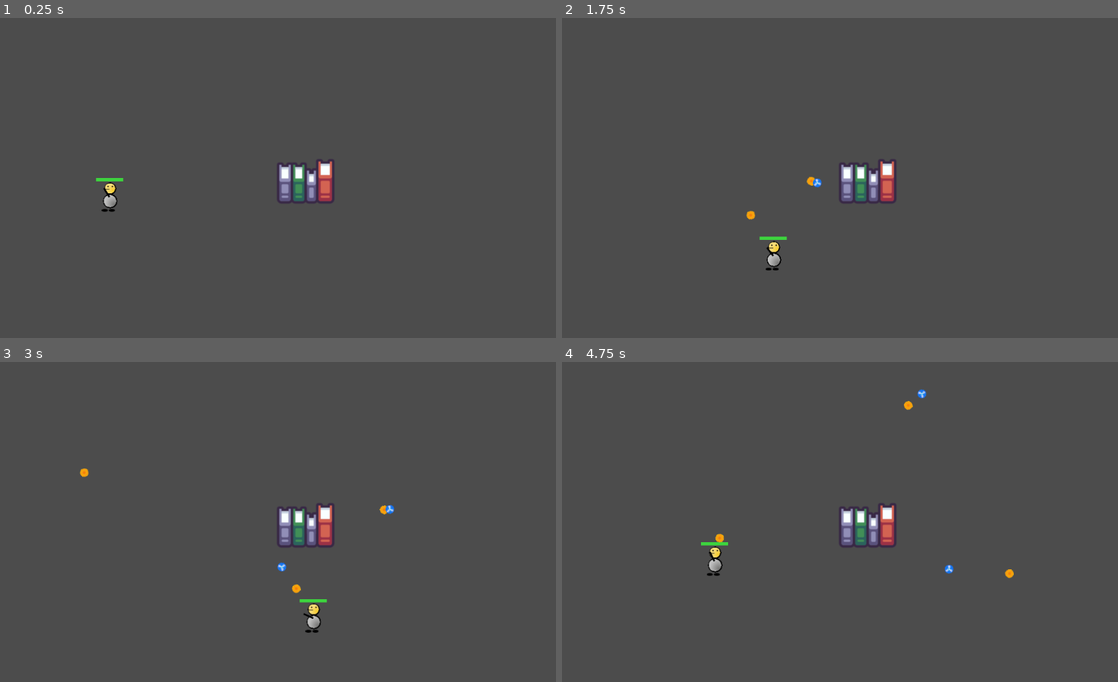
Above: before the commit, frames 1-4 (two rows, left to right).
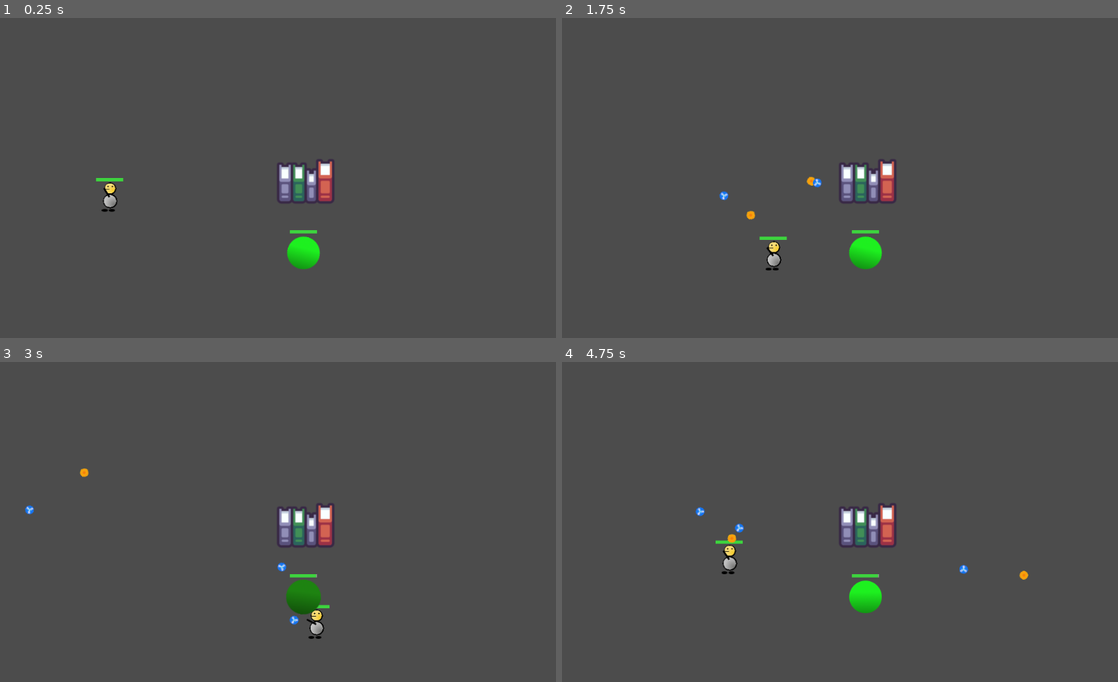
Above: after the commit, the same moments.

Repository: NPGodotEngine/Hack_And_Slash
Game: Godot game, scene res://Levels/TestLevel.tscn
Two runs of this game, one before a commit and one after it. Both use one fixed random seed, a clock stepped at 60 frames per second and the inputs below. The project has no main scene, so this scene is started directly.
Inputs (mouse positions are in pixels of both pictures, inside the frame that each line leads up to):
- Up to frame 1 (0.25 s): no input
- Up to frame 2 (1.75 s): tap Enter at 0.5 s; move the mouse to (962, 165) at 0.52 s; press the mouse at (962, 165) at 0.53 s; hold D (move_right) 0.53-1.28 s; right-click (962, 165) at 0.8 s; move the mouse to (728, 197) at 1.27 s; release the mouse at (728, 197) at 1.28 s; hold S (move_down) from 1.28 s (still down); right-click (728, 197) at 1.35 s; click (728, 197) at 1.55 s
- Up to frame 3 (3 s): move the mouse to (333, 451) at 2.02 s; release S (move_down) at 2.03 s; press the mouse at (333, 451) at 2.03 s; hold D (move_right) 2.03-2.78 s; right-click (333, 451) at 2.3 s; move the mouse to (250, 589) at 2.77 s; release the mouse at (250, 589) at 2.78 s; hold W (move_up) from 2.78 s (still down); right-click (250, 589) at 2.85 s
- Up to frame 4 (4.75 s): click (812, 589) at 3.05 s; move the mouse to (1006, 573) at 3.52 s; release W (move_up) at 3.53 s; press the mouse at (1006, 573) at 3.53 s; hold A (move_left) from 3.53 s (still down); right-click (1006, 573) at 3.8 s; move the mouse to (673, 477) at 4.27 s; release the mouse at (673, 477) at 4.28 s; right-click (673, 477) at 4.35 s; click (673, 477) at 4.55 s

The runs differ from the first frame. In frame 1, 0.5% of the frame differs, in the area x 51-58%, y 66-79%; in frame 2, 0.6%; in frame 3, 1.0%; in frame 4, 1.3%, in the area x 24-84%, y 8-79%.
Error before the commit: Invalid set index 'level' (on base: 'KinematicBody2D (Player.gd)') with value of type 'int'. (res://Character/Player/Player.gd:43)

Commit message:
Integrate hit damage

Diff:
--- a/Character/Character.gd
+++ b/Character/Character.gd
@@ -25,7 +25,7 @@
 signal max_health_changed(from_max_health, to_meax_health)
 
 # Emit when taking damage
-signal take_damage(amount)
+signal take_damage(hit_damage)
 
 # Emit when character die
 signal die(character)
@@ -40,12 +40,6 @@
 
 # Start level
 const START_LEVEL = 1
-
-# Max critical strike chance
-const MAX_CRITICAL_STRIKE_CHANCE = 1.0
-
-# Min critical strike chance
-const MIN_CRITICAL_STRIKE_CHANCE = 0.0
 
 
 # Current level
@@ -106,11 +100,17 @@
 # if critical hit on this character
 export (float) var _critical_strike_multiplier = 1.0
 
+# Minimum critical strike chance
+export (float) var _min_critical_strike_chance = 0.0
+
+# Maximum critical strike chance
+export (float) var _max_critical_strike_chance = 1.0
+
 # Critical strike chance
 ##
 # The chance this character can hit a
 # critical strike
-export (float) var _critical_strike_chance = MIN_CRITICAL_STRIKE_CHANCE
+export (float, 0.0, 1.0) var _critical_strike_chance = _min_critical_strike_chance
 
 
 
@@ -197,6 +197,10 @@
 
 # Setup character
 func setup() -> void:
+	_update_config()
+
+# Update character's configuration
+func _update_config() -> void:
 	# calculate max health and set max health
 	_set_max_health(_base_health + get_additional_health_by_level(_level))
 
@@ -205,6 +209,9 @@
 
 	# set exp required to next level
 	_set_next_level_exp_required(get_next_level_exp_required(_level))
+
+	# increase current damage
+	_set_damage(_base_damage + get_additional_damage_by_level(_level))
 
 # Character process tick
 func process_tick(_delta) -> void:
@@ -215,14 +222,16 @@
 	pass
 
 # Character take damage
-func take_damge(amount:int) -> void:
+func take_damage(hit_damage:HitDamage) -> void:
 	# if character is dead do nothing
 	if _is_dead: return
 
 	# set new health
-	_set_health(_health - amount)
-
-	emit_signal("take_damage", amount)
+	_set_health(_health - hit_damage.damage)
+
+	emit_signal("take_damage", hit_damage)
+
+	print("%s take damage: %d" % [self.name, hit_damage.damage])
 
 # Character die
 func die() -> void:
@@ -253,16 +262,9 @@
 
 	_set_level(_level + amount)
 
-	# increase next level experience requirement
-	_set_next_level_exp_required(get_next_level_exp_required(_level))
-
-	# increase max health
-	_set_max_health(_base_health + get_additional_health_by_level(_level))
+	_update_config()
 
 	heal(_max_health)
-
-	# increase current damage
-	_set_damage(_base_damage + get_additional_damage_by_level(_level))
 
 # If character is at max level
 func is_max_level_reached() -> bool:
@@ -298,7 +300,7 @@
 
 	# RNG
 	randomize()
-	var rolled_chance = rand_range(MIN_CRITICAL_STRIKE_CHANCE, MAX_CRITICAL_STRIKE_CHANCE)
+	var rolled_chance = rand_range(_min_critical_strike_chance, _max_critical_strike_chance)
 	if (rolled_chance < _critical_strike_chance and
 		is_equal_approx(rolled_chance, _critical_strike_chance)):
 		return true
--- /dev/null
+++ b/Character/Mobs/Dummy/Dummy.gd
@@ -0,0 +1,35 @@
+extends Character
+
+# warning-ignore-all:RETURN_VALUE_DISCARDED
+
+onready var _health_bar := $HealthBar
+onready var _animation_player := $AnimationPlayer
+
+func setup() -> void:
+	.setup()
+
+	connect("health_changed", self, "_on_health_changed")
+	connect("max_health_changed", self, "_on_max_health_changed")
+	connect("take_damage", self, "_on_take_damage")
+	connect("die", self, "_on_die")
+
+	_update_health_bar()
+
+func _update_health_bar() -> void:
+	_health_bar.min_value = float(0)
+	_health_bar.max_value = float(_max_health)
+	_health_bar.value = float(_health)
+
+func _on_health_changed(_from_health:int, _to_health:int) -> void:
+	_update_health_bar()
+
+func _on_max_health_changed(_from_max_health:int, _to_max_health:int) -> void:
+	_update_health_bar()
+
+func _on_take_damage(_hit_damage:HitDamage) -> void:
+	_animation_player.stop()
+	_animation_player.play("hit", -1, 2)
+
+func _on_die(_character:Character) -> void:
+    _animation_player.play("die")
+    print("dummy die %d / %d" %[_health, _max_health])
--- /dev/null
+++ b/Character/Mobs/Dummy/Dummy.tscn
@@ -0,0 +1,198 @@
+[gd_scene load_steps=9 format=2]
+
+[ext_resource path="res://Assets/Monster_dummy.png" type="Texture" id=1]
+[ext_resource path="res://Character/Mobs/Dummy/Dummy.gd" type="Script" id=2]
+[ext_resource path="res://Assets/Bar_progress.png" type="Texture" id=7]
+[ext_resource path="res://Assets/Bar_under.png" type="Texture" id=8]
+
+[sub_resource type="CircleShape2D" id=1]
+radius = 30.5941
+
+[sub_resource type="Animation" id=2]
+length = 0.001
+tracks/0/type = "value"
+tracks/0/path = NodePath("Skin:scale")
+tracks/0/interp = 1
+tracks/0/loop_wrap = true
+tracks/0/imported = false
+tracks/0/enabled = true
+tracks/0/keys = {
+"times": PoolRealArray( 0 ),
+"transitions": PoolRealArray( 1 ),
+"update": 0,
+"values": [ Vector2( 1, 1 ) ]
+}
+tracks/1/type = "value"
+tracks/1/path = NodePath("Skin:rotation_degrees")
+tracks/1/interp = 1
+tracks/1/loop_wrap = true
+tracks/1/imported = false
+tracks/1/enabled = true
+tracks/1/keys = {
+"times": PoolRealArray( 0 ),
+"transitions": PoolRealArray( 1 ),
+"update": 0,
+"values": [ 14.5 ]
+}
+tracks/2/type = "value"
+tracks/2/path = NodePath("Skin:modulate")
+tracks/2/interp = 1
+tracks/2/loop_wrap = true
+tracks/2/imported = false
+tracks/2/enabled = true
+tracks/2/keys = {
+"times": PoolRealArray( 0 ),
+"transitions": PoolRealArray( 1 ),
+"update": 0,
+"values": [ Color( 1, 1, 1, 1 ) ]
+}
+tracks/3/type = "value"
+tracks/3/path = NodePath("CollisionShape2D:disabled")
+tracks/3/interp = 1
+tracks/3/loop_wrap = true
+tracks/3/imported = false
+tracks/3/enabled = true
+tracks/3/keys = {
+"times": PoolRealArray( 0 ),
+"transitions": PoolRealArray( 1 ),
+"update": 0,
+"values": [ false ]
+}
+
+[sub_resource type="Animation" id=3]
+resource_name = "die"
+length = 0.6
+tracks/0/type = "value"
+tracks/0/path = NodePath("Skin:scale")
+tracks/0/interp = 1
+tracks/0/loop_wrap = true
+tracks/0/imported = false
+tracks/0/enabled = true
+tracks/0/keys = {
+"times": PoolRealArray( 0, 0.2, 0.4, 0.6 ),
+"transitions": PoolRealArray( 0.5, 1, 1, 1 ),
+"update": 0,
+"values": [ Vector2( 1, 1 ), Vector2( 0.807, 1.348 ), Vector2( 0.197, 0.405 ), Vector2( 1e-05, 1e-05 ) ]
+}
+tracks/1/type = "value"
+tracks/1/path = NodePath("Skin:rotation_degrees")
+tracks/1/interp = 1
+tracks/1/loop_wrap = true
+tracks/1/imported = false
+tracks/1/enabled = true
+tracks/1/keys = {
+"times": PoolRealArray( 0, 0.2 ),
+"transitions": PoolRealArray( 1, 1 ),
+"update": 0,
+"values": [ 0.0, 7.7 ]
+}
+tracks/2/type = "value"
+tracks/2/path = NodePath("Skin:modulate")
+tracks/2/interp = 1
+tracks/2/loop_wrap = true
+tracks/2/imported = false
+tracks/2/enabled = true
+tracks/2/keys = {
+"times": PoolRealArray( 0, 0.6 ),
+"transitions": PoolRealArray( 1, 1 ),
+"update": 0,
+"values": [ Color( 1, 1, 1, 1 ), Color( 0.996078, 0.223529, 0.223529, 1 ) ]
+}
+tracks/3/type = "method"
+tracks/3/path = NodePath(".")
+tracks/3/interp = 1
+tracks/3/loop_wrap = true
+tracks/3/imported = false
+tracks/3/enabled = true
+tracks/3/keys = {
+"times": PoolRealArray( 0.6 ),
+"transitions": PoolRealArray( 1 ),
+"values": [ {
+"args": [  ],
+"method": "queue_free"
+} ]
+}
+tracks/4/type = "value"
+tracks/4/path = NodePath("CollisionShape2D:disabled")
+tracks/4/interp = 1
+tracks/4/loop_wrap = true
+tracks/4/imported = false
+tracks/4/enabled = true
+tracks/4/keys = {
+"times": PoolRealArray( 0 ),
+"transitions": PoolRealArray( 1 ),
+"update": 1,
+"values": [ true ]
+}
+
+[sub_resource type="Animation" id=4]
+resource_name = "hit"
+length = 0.7
+tracks/0/type = "value"
+tracks/0/path = NodePath("Skin:scale")
+tracks/0/interp = 1
+tracks/0/loop_wrap = true
+tracks/0/imported = false
+tracks/0/enabled = true
+tracks/0/keys = {
+"times": PoolRealArray( 0, 0.2, 0.3, 0.4, 0.5, 0.7 ),
+"transitions": PoolRealArray( 0.5, 1, 0.5, 1, 2, 1 ),
+"update": 0,
+"values": [ Vector2( 1, 1 ), Vector2( 1.17, 1 ), Vector2( 0.7, 1.147 ), Vector2( 1, 1 ), Vector2( 1.2, 1.2 ), Vector2( 1, 1 ) ]
+}
+tracks/1/type = "value"
+tracks/1/path = NodePath("Skin:rotation_degrees")
+tracks/1/interp = 1
+tracks/1/loop_wrap = true
+tracks/1/imported = false
+tracks/1/enabled = true
+tracks/1/keys = {
+"times": PoolRealArray( 0, 0.2, 0.5, 0.7 ),
+"transitions": PoolRealArray( 1, 1, 0.5, 1 ),
+"update": 0,
+"values": [ 0.0, 14.5, 5.8, 0.0 ]
+}
+tracks/2/type = "value"
+tracks/2/path = NodePath("Skin:modulate")
+tracks/2/interp = 1
+tracks/2/loop_wrap = true
+tracks/2/imported = false
+tracks/2/enabled = true
+tracks/2/keys = {
+"times": PoolRealArray( 0, 0.5, 0.7 ),
+"transitions": PoolRealArray( 0.5, 1, 1 ),
+"update": 0,
+"values": [ Color( 1, 1, 1, 1 ), Color( 0.980392, 0.537255, 0.537255, 1 ), Color( 1, 1, 1, 1 ) ]
+}
+
+[node name="Dummy" type="KinematicBody2D"]
+collision_layer = 2
+script = ExtResource( 2 )
+
+[node name="Skin" type="Sprite" parent="."]
+position = Vector2( 0, -14 )
+rotation = 0.253073
+texture = ExtResource( 1 )
+
+[node name="CollisionShape2D" type="CollisionShape2D" parent="."]
+position = Vector2( 0, -14 )
+shape = SubResource( 1 )
+
+[node name="HealthBar" type="TextureProgress" parent="."]
+anchor_left = 0.5
+anchor_top = 0.5
+anchor_right = 0.5
+anchor_bottom = 0.5
+margin_left = -25.0
+margin_top = -56.0
+margin_right = 25.0
+margin_bottom = -50.0
+value = 100.0
+texture_under = ExtResource( 8 )
+texture_progress = ExtResource( 7 )
+nine_patch_stretch = true
+
+[node name="AnimationPlayer" type="AnimationPlayer" parent="."]
+anims/RESET = SubResource( 2 )
+anims/die = SubResource( 3 )
+anims/hit = SubResource( 4 )
--- a/Character/Player/Player.gd
+++ b/Character/Player/Player.gd
@@ -6,23 +6,23 @@
 
 # warning-ignore-all:RETURN_VALUE_DISCARDED
 
-# Player movement speed
-export var movement_speed := 250.0
+# Player movement _speed
+export var _movement_speed := 250.0
 
 # How fast can player turn from
 # one direction to another
 #
 # The higher the value the faster player can turn
 # and less the smooth of player motion
-export (float, 0.1, 1.0) var drag_factor := 0.5
+export (float, 0.1, 1.0) var _drag_factor := 0.5
 
 # Player skin visual
-onready var skin := $Skin
+onready var _skin := $Skin
 
 # Fire position
-onready var fire_position := $Pointer/Position2D
+onready var _fire_position := $Pointer/Position2D
 
-onready var health_bar := $HealthBar
+onready var _health_bar := $HealthBar
 
 # Active skill holder
 onready var skill_manager: SkillManager = $SkillManager
@@ -40,8 +40,6 @@
 
 	_update_health_bar()
 
-	self.level = 2
-
 func physics_tick(_delta: float) -> void:
 	_move()
 	_update_skin()
@@ -55,9 +53,9 @@
 	).normalized()
 
 	# Smoothing player turing direction
-	var desired_velocity := direction * movement_speed
+	var desired_velocity := direction * _movement_speed
 	var steering_velocity = desired_velocity - velocity
-	steering_velocity  = steering_velocity * drag_factor
+	steering_velocity  = steering_velocity * _drag_factor
 	velocity += steering_velocity
 
 	# Move player
@@ -68,26 +66,26 @@
 	var global_mouse_position := get_global_mouse_position()
 
 	if global_mouse_position.x < global_position.x:
-		skin.face_left()
+		_skin.face_left()
 	else:
-		skin.face_right()
+		_skin.face_right()
 
 func _execute_skills() -> void:
 	assert(skill_manager, "skill manager missing")
 
 	# get shooting direction
-	var direction = (get_global_mouse_position() - fire_position.global_position).normalized()
+	var direction = (get_global_mouse_position() - _fire_position.global_position).normalized()
 
 	# execute skills
 	if Input.is_action_pressed("primary"):
-		skill_manager.execute_skill(0, fire_position.global_position, direction)
+		skill_manager.execute_skill(0, _fire_position.global_position, direction)
 	if Input.is_action_pressed("secondary"):
-		skill_manager.execute_skill(1, fire_position.global_position, direction)
+		skill_manager.execute_skill(1, _fire_position.global_position, direction)
 
 func _update_health_bar() -> void:
-	health_bar.min_value = float(0)
-	health_bar.max_value = float(_max_health)
-	health_bar.value = float(_health)
+	_health_bar.min_value = float(0)
+	_health_bar.max_value = float(_max_health)
+	_health_bar.value = float(_health)
 
 func _on_health_changed(_from_health:int, _to_health:int) -> void:
 	_update_health_bar()
@@ -95,7 +93,7 @@
 func _on_max_health_changed(_from_max_health:int, _to_max_health:int) -> void:
 	_update_health_bar()
 
-func _on_take_damage(_amount:int) -> void:
+func _on_take_damage(hit_damage:HitDamage) -> void:
 	_update_health_bar()
 
 func _on_die(_character:Character) -> void:
--- a/Levels/TestLevel.tscn
+++ b/Levels/TestLevel.tscn
@@ -1,7 +1,8 @@
-[gd_scene load_steps=4 format=2]
+[gd_scene load_steps=5 format=2]
 
 [ext_resource path="res://Character/Player/Player.tscn" type="PackedScene" id=1]
 [ext_resource path="res://Shared/books_2.png" type="Texture" id=2]
+[ext_resource path="res://Character/Mobs/Dummy/Dummy.tscn" type="PackedScene" id=3]
 
 [sub_resource type="RectangleShape2D" id=1]
 extents = Vector2( 52, 40 )
@@ -10,6 +11,8 @@
 
 [node name="Prop" type="StaticBody2D" parent="."]
 position = Vector2( 563, 301 )
+collision_layer = 4
+collision_mask = 0
 
 [node name="Sprite" type="Sprite" parent="Prop"]
 texture = ExtResource( 2 )
@@ -19,3 +22,10 @@
 
 [node name="Player" parent="." instance=ExtResource( 1 )]
 position = Vector2( 202, 344 )
+collision_mask = 3
+_base_damage = 12
+
+[node name="Dummy" parent="." instance=ExtResource( 3 )]
+position = Vector2( 559, 447 )
+collision_mask = 3
+_base_health = 600
--- a/Shared/Damage/HitDamage.gd
+++ b/Shared/Damage/HitDamage.gd
@@ -8,7 +8,7 @@
 var attacker = null
 
 # Skill
-var skill: Skill = null
+var skill = null
 
 # Damage
 var damage: int = 0
--- a/Skills/Bullet.gd
+++ /dev/null
@@ -1,31 +0,0 @@
-extends Area2D
-
-# Bullet speed
-export var speed := 200.0
-
-# Bullet damage
-export var damage := 0
-
-# Bullet life span duration
-export var life_span := 3.0
-
-# Life span timer
-onready var life_span_timer := $LifeSpanTimer
-
-# Bullet travel direction
-var direction := Vector2.ZERO
-
-func _ready() -> void:
-    life_span_timer.wait_time = life_span
-    life_span_timer.one_shot = true
-    life_span_timer.connect("timeout", self, "queue_free")
-    life_span_timer.start()
-
-func _exit_tree() -> void:
-    if life_span_timer:
-        life_span_timer.disconnect("timeout", self, "queue_free")
-
-func _physics_process(delta: float) -> void:
-    var velocity := direction.normalized() * speed * delta
-    global_rotation = direction.angle()
-    global_position += velocity
--- a/Skills/FireSkill/FireBullet/FireBullet.tscn
+++ b/Skills/FireSkill/FireBullet/FireBullet.tscn
@@ -1,12 +1,14 @@
 [gd_scene load_steps=4 format=2]
 
 [ext_resource path="res://Assets/Fire_ball.png" type="Texture" id=1]
-[ext_resource path="res://Skills/Bullet.gd" type="Script" id=2]
+[ext_resource path="res://Skills/Projectile.gd" type="Script" id=2]
 
 [sub_resource type="CircleShape2D" id=1]
-radius = 12.0
+radius = 8.0
 
 [node name="FireBullet" type="Area2D"]
+collision_layer = 0
+collision_mask = 6
 script = ExtResource( 2 )
 
 [node name="Skin" type="Sprite" parent="."]
@@ -14,5 +16,3 @@
 
 [node name="CollisionShape2D" type="CollisionShape2D" parent="."]
 shape = SubResource( 1 )
-
-[node name="LifeSpanTimer" type="Timer" parent="."]
--- a/Skills/IceSkill/IceBullet/IceBullet.tscn
+++ b/Skills/IceSkill/IceBullet/IceBullet.tscn
@@ -4,6 +4,7 @@
 [ext_resource path="res://Skills/FireSkill/FireBullet/FireBullet.tscn" type="PackedScene" id=2]
 
 [node name="IceBullet" instance=ExtResource( 2 )]
+collision_mask = 6
 
 [node name="Skin" parent="." index="0"]
 texture = ExtResource( 1 )
--- a/Skills/IceSkill/IceSkill.tscn
+++ b/Skills/IceSkill/IceSkill.tscn
@@ -5,6 +5,8 @@
 [ext_resource path="res://Assets/Icel_ball.png" type="Texture" id=3]
 
 [node name="IceSkill" instance=ExtResource( 2 )]
+cooldown_duration = 0.5
+damage_multiplier = 1.0
 projectile = ExtResource( 1 )
 
 [node name="Sprite" parent="." index="0"]
--- /dev/null
+++ b/Skills/Projectile.gd
@@ -0,0 +1,46 @@
+class_name Projectile
+extends Area2D
+
+# warning-ignore:RETURN_VALUE_DISCARDED
+
+# Bullet _speed
+export var _speed := 200.0
+
+# Bullet life span duration
+export var _life_span := 3.0
+
+# Life span timer
+var _life_span_timer: Timer = null
+
+# Bullet travel direction
+var direction := Vector2.ZERO
+
+# Hit damage
+var hit_damage: HitDamage = null
+
+func _ready() -> void:
+    # warning-ignore:RETURN_VALUE_DISCARDED
+
+    _life_span_timer = Timer.new()
+    _life_span_timer.name = "LifeSpanTimer"
+    add_child(_life_span_timer)
+    _life_span_timer.wait_time = _life_span
+    _life_span_timer.one_shot = true
+    _life_span_timer.connect("timeout", self, "queue_free")
+    _life_span_timer.start()
+
+    connect("body_entered", self, "_on_body_entered")
+
+func _exit_tree() -> void:
+    if _life_span_timer:
+        _life_span_timer.disconnect("timeout", self, "queue_free")
+
+func _physics_process(delta: float) -> void:
+    var velocity := direction.normalized() * _speed * delta
+    global_rotation = direction.angle()
+    global_position += velocity
+
+func _on_body_entered(body:Node) -> void:
+    if body.has_method("take_damage"):
+        body.take_damage(hit_damage)
+    queue_free()
--- a/Skills/ProjectileSkill.gd
+++ b/Skills/ProjectileSkill.gd
@@ -4,12 +4,26 @@
 export (PackedScene) var projectile: PackedScene = null
 
 func execute(position:Vector2, direction:Vector2) -> void:
-    assert(projectile , "project tile not given")
+    assert(projectile , "projectile not given")
 
-    var projectile_instance = projectile.instance()
+    var projectile_instance: Projectile = projectile.instance()
     get_tree().current_scene.add_child(projectile_instance)
     projectile_instance.direction = direction
-    projectile_instance.damage = get_damage_output()
+    projectile_instance.hit_damage = get_hit_damage()
     projectile_instance.global_position = position
 
     start_cool_down()
+
+func get_hit_damage() -> HitDamage:
+    var is_critical = false
+    var character: Character = skill_owner as Character
+    if character:
+        is_critical = character.is_critical()
+
+    return HitDamage.new().init(
+        skill_owner,
+        self,
+        get_damage_output(),
+        is_critical,
+        Color.white if not is_critical else Color.red
+    )
--- a/Skills/Skill.gd
+++ b/Skills/Skill.gd
@@ -30,53 +30,58 @@
 var skill_owner = null
 
 func _ready() -> void:
-    # create a cool down timer
-    cool_dwon_timer = Timer.new()
-    cool_dwon_timer.name = "CoolDownTimer"
-    add_child(cool_dwon_timer)
+	# create a cool down timer
+	cool_dwon_timer = Timer.new()
+	cool_dwon_timer.name = "CoolDownTimer"
+	add_child(cool_dwon_timer)
 
-    # setup cool down timer
-    cool_dwon_timer.wait_time = cooldown_duration
-    cool_dwon_timer.one_shot = true
-    var _ret = cool_dwon_timer.connect("timeout", self, "_on_cool_down_timer_timeout")
+	# setup cool down timer
+	cool_dwon_timer.wait_time = cooldown_duration
+	cool_dwon_timer.one_shot = true
+	var _ret = cool_dwon_timer.connect("timeout", self, "_on_cool_down_timer_timeout")
 
 func _exit_tree() -> void:
-    if cool_dwon_timer:
-        cool_dwon_timer.disconnect("timeout", self, "_on_cool_down_timer_timeout")
+	if cool_dwon_timer:
+		cool_dwon_timer.disconnect("timeout", self, "_on_cool_down_timer_timeout")
 
 func _on_cool_down_timer_timeout() -> void:
-    is_skill_ready = true
+	is_skill_ready = true
 
-    emit_signal("cool_down_ended")
+	emit_signal("cool_down_ended")
 
 # Setup skill
 func setup(skill_executer) -> void:
-    skill_owner = skill_executer
+	skill_owner = skill_executer
 
 # Begin skill cool down
 func start_cool_down() -> void:
-    is_skill_ready = false
+	is_skill_ready = false
 
-    # Don't start timer if during cool down
-    if cool_dwon_timer.time_left > 0:
-        return
+	# Don't start timer if during cool down
+	if cool_dwon_timer.time_left > 0:
+		return
 
-    cool_dwon_timer.start()
+	cool_dwon_timer.start()
 
-    emit_signal("cool_down_started")
+	emit_signal("cool_down_started")
 
 # Get total damage output from this skill
 # Scaled from skill owner's damage
 func get_damage_output() -> int:
-    # caculate amplified damage
-    var damage_output = 0
-    if skill_owner and "damage" in skill_owner:
-        # owner's damage * multiplier
-        damage_output = int(skill_owner.damage * damage_multiplier)
+	# caculate amplified damage
+	var damage_output = 0
+	var character: Character = skill_owner as Character
+	if character:
+		# owner's damage * multiplier
+		damage_output = int(character._damage * damage_multiplier)
 
-    return damage_output
+	return damage_output
+
+# Get hit damage
+func get_hit_damage() -> HitDamage:
+	return null
 
 # Execute skill
 # with global position and direction
 func execute(_position:Vector2, _direction:Vector2) -> void:
-    pass
+	pass
--- a/project.godot
+++ b/project.godot
@@ -24,6 +24,11 @@
 "language": "GDScript",
 "path": "res://Character/Player/Player.gd"
 }, {
+"base": "Area2D",
+"class": "Projectile",
+"language": "GDScript",
+"path": "res://Skills/Projectile.gd"
+}, {
 "base": "Node2D",
 "class": "Skill",
 "language": "GDScript",
@@ -38,6 +43,7 @@
 "Character": "",
 "HitDamage": "",
 "Player": "",
+"Projectile": "",
 "Skill": "",
 "SkillManager": ""
 }
@@ -89,6 +95,12 @@
  ]
 }
 
+[layer_names]
+
+2d_physics/layer_1="Players"
+2d_physics/layer_2="Mobs"
+2d_physics/layer_3="Props"
+
 [physics]
 
 common/enable_pause_aware_picking=true
Binary file added: Assets/Monster_dummy.png
Not shown, added: Assets/Monster_dummy.png.import
Not shown, added: Assets/Monster_dummy.xcf
